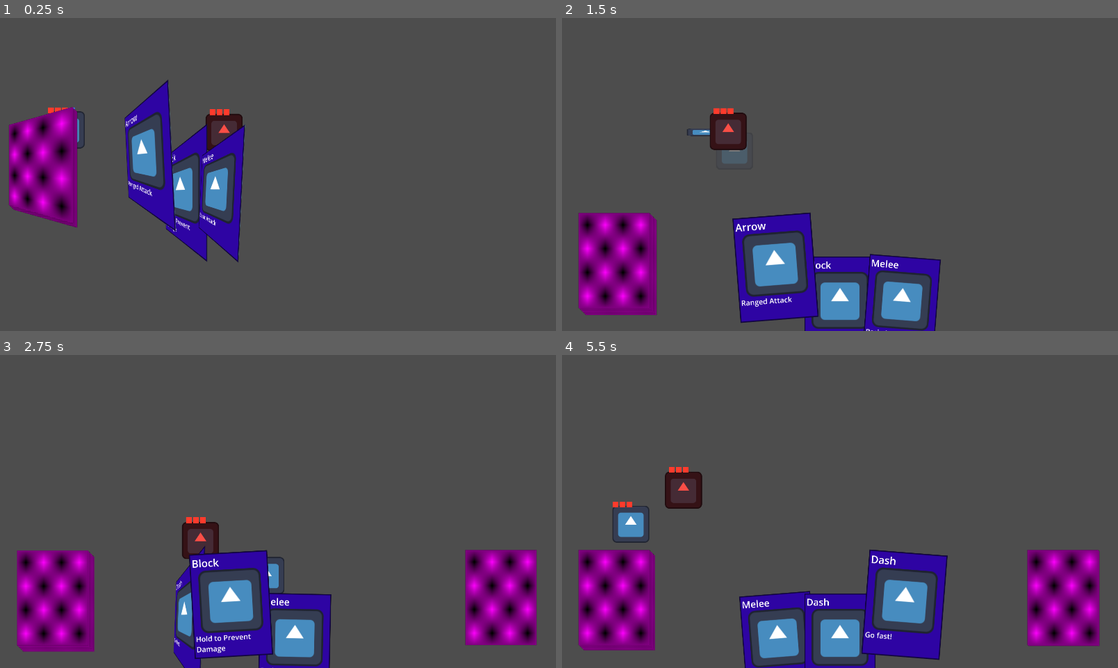
Above: before the commit, frames 1-4 (two rows, left to right).
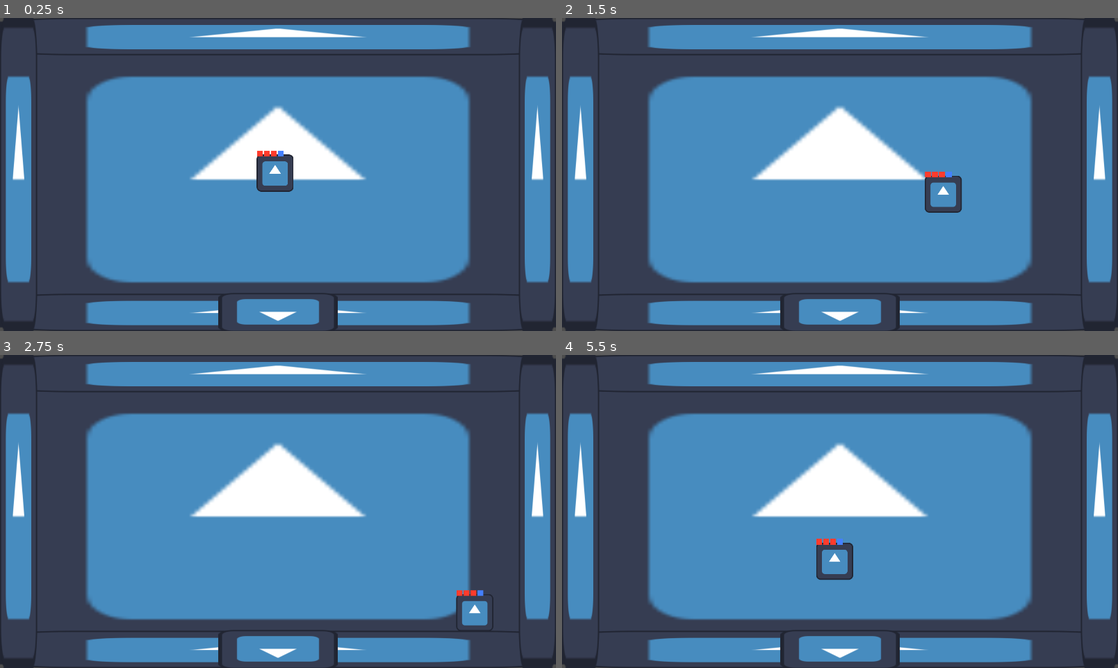
Above: after the commit, the same moments.

Repository: MamaDespik/GGJ-1
Game: Godot game, scene res://Levels/floor.tscn
Same seed, same stepped clock (60 frames per second), same inputs: the game is played once before the commit and once after it. Before the commit the project starts from res://test.tscn. The engine's default icon, where the game draws it, is replaced by a stand-in: a white triangle on a blue panel in a dark square.
Inputs (mouse positions are in pixels of both pictures, inside the frame that each line leads up to):
- Up to frame 1 (0.25 s): no input
- Up to frame 2 (1.5 s): tap Enter (ui_accept) at 0.5, 0.77 s; move the mouse to (962, 158) at 0.52 s; hold D (move_right) 0.53-1.28 s; hold Mouse wheel up (change_highlight_left) 0.53-1.28 s; move the mouse to (728, 190) at 1.27 s; hold S (move_down) from 1.28 s (still down); tap Mouse wheel down (change_highlight_right) at 1.35 s
- Up to frame 3 (2.75 s): tap Enter (ui_accept) at 1.52 s; move the mouse to (333, 442) at 2.02 s; release S (move_down) at 2.03 s; press the mouse at (333, 442) at 2.03 s; hold D (move_right) from 2.03 s (still down)
- Up to frame 4 (5.5 s): move the mouse to (812, 574) at 2.77 s; release D (move_right) at 2.78 s; release the mouse at (812, 574) at 2.78 s; hold W (move_up) 2.78-3.53 s; tap Mouse wheel up (change_highlight_left) at 2.85 s; tap Enter (ui_accept) at 3.02, 3.77, 4.52 s; move the mouse to (1006, 558) at 3.52 s; hold Mouse wheel down (change_highlight_right) 3.53-4.28 s; hold A (move_left) 3.53-5.03 s; move the mouse to (673, 464) at 4.27 s; click (673, 464) at 4.35 s; move the mouse to (867, 511) at 5.02 s; hold S (move_down) from 5.03 s (still down); hold Mouse wheel up (change_highlight_left) from 5.03 s (still down)

The runs differ from the first frame. In frame 1, 67% of the frame differs, in the area x 0-100%, y 0-100%; in frame 2, 69%; in frame 3, 72%; in frame 4, 73%.

Commit message:
Room Transitioning in Floors

Diff:
--- a/godovelopment-game-jam-1/Levels/door.gd
+++ b/godovelopment-game-jam-1/Levels/door.gd
@@ -3,6 +3,8 @@
 
 @export_enum("NORTH", "SOUTH", "EAST", "WEST") var direction
 @export var locked:bool
+
+var moving:bool = false
 
 @onready var locked_sprite: Sprite2D = $LockedSprite
 @onready var unlocked_sprite: Sprite2D = $UnlockedSprite
@@ -31,11 +33,11 @@
 	return
 
 func _on_player_detector_body_entered(_body: Node2D) -> void:
-	if !locked:
+	if !locked and !moving:
 		entered.emit(direction)
 	return
 
 func _on_player_detector_body_exited(_body: Node2D) -> void:
-	if locked:
+	if locked and !moving:
 		lock()
 	return
--- a/godovelopment-game-jam-1/Levels/door.tscn
+++ b/godovelopment-game-jam-1/Levels/door.tscn
@@ -1,10 +1,13 @@
-[gd_scene load_steps=4 format=3 uid="uid://dtckjhie1kyk0"]
+[gd_scene load_steps=5 format=3 uid="uid://dtckjhie1kyk0"]
 
 [ext_resource type="Script" uid="uid://d033s5aju5alk" path="res://Levels/door.gd" id="1_c5cab"]
 [ext_resource type="Texture2D" uid="uid://thnj12t7c3yd" path="res://Assets/icon.svg" id="2_obau8"]
 
 [sub_resource type="RectangleShape2D" id="RectangleShape2D_ppseb"]
-size = Vector2(244, 49)
+size = Vector2(244, 8)
+
+[sub_resource type="RectangleShape2D" id="RectangleShape2D_c5cab"]
+size = Vector2(244, 50)
 
 [node name="Door" type="Node2D"]
 script = ExtResource("1_c5cab")
@@ -22,8 +25,7 @@
 collision_mask = 2
 
 [node name="CollisionShape2D" type="CollisionShape2D" parent="PlayerDetector"]
-visible = false
-position = Vector2(3.8147e-06, -0.5)
+position = Vector2(0, -45)
 shape = SubResource("RectangleShape2D_ppseb")
 
 [node name="ClosedDoor" type="StaticBody2D" parent="."]
@@ -32,8 +34,8 @@
 collision_mask = 0
 
 [node name="CollisionShape2D2" type="CollisionShape2D" parent="ClosedDoor"]
-position = Vector2(3.8147e-06, -0.5)
-shape = SubResource("RectangleShape2D_ppseb")
+position = Vector2(3.8147e-06, 0)
+shape = SubResource("RectangleShape2D_c5cab")
 
 [connection signal="body_entered" from="PlayerDetector" to="." method="_on_player_detector_body_entered"]
 [connection signal="body_exited" from="PlayerDetector" to="." method="_on_player_detector_body_exited"]
--- a/godovelopment-game-jam-1/Levels/floor.gd
+++ b/godovelopment-game-jam-1/Levels/floor.gd
@@ -7,13 +7,16 @@
 
 var room_grid:RoomGrid = preload("res://Levels/room_grid.tscn").instantiate()
 var rooms:Array[Room]
+var moving_rooms:bool = false
 
 @onready var active_rooms: Node2D = $ActiveRooms
+@onready var player: Player = $Player
 
 func _ready() -> void:
 	var current_room:Room = room_scene.instantiate()
 	room_grid.add_initial_room(current_room)
 	rooms.append(current_room)
+	current_room.player_exited.connect(_on_room_player_exited)
 	for i in critical_length:
 		var adjacent_rooms:Array[Room] = room_grid.get_adjacent(current_room)
 		var empty_adjacent_indexes:Array[int]
@@ -21,8 +24,40 @@
 			if adjacent_rooms[j] == null: empty_adjacent_indexes.append(j)
 		var new_room:Room = room_scene.instantiate()
 		room_grid.add_room(new_room, empty_adjacent_indexes.pick_random(), current_room)
-		rooms.append(current_room)
+		rooms.append(new_room)
+		new_room.player_exited.connect(_on_room_player_exited)
 		current_room = new_room
 	room_grid.update_exits()
 	active_rooms.add_child(rooms[0])
 	return
+
+func _on_room_player_exited(room:Room, direction):
+	if moving_rooms: return
+	moving_rooms = true
+	var new_room:Room = room_grid.get_adjacent(room)[direction]
+	var adjustment:Vector2
+	match direction:
+		Globals.NORTH: adjustment = Vector2(0, -1)
+		Globals.SOUTH: adjustment = Vector2(0, 1)
+		Globals.EAST: adjustment = Vector2(1, 0)
+		Globals.WEST: adjustment = Vector2(-1, 0)
+	var travel:Vector2 = Vector2(1920, 1080) * adjustment
+	var player_travel:Vector2 = travel - (Vector2(100, 100) * adjustment)
+	new_room.position = travel
+	active_rooms.call_deferred("add_child",new_room)
+	room.start_move()
+	new_room.start_move()
+
+	var tween:Tween = create_tween()
+	tween.set_parallel()
+	tween.set_ease(Tween.EASE_IN_OUT)
+	tween.set_trans(Tween.TRANS_SINE)
+	tween.tween_property(player, "position", player.position - player_travel, 1)
+	tween.tween_property(room, "position", room.position - travel, 1)
+	tween.tween_property(new_room, "position", new_room.position - travel, 1)
+	tween.set_parallel(false)
+	tween.tween_callback(active_rooms.remove_child.bind(room))
+	tween.tween_property(self, "moving_rooms", false, 0)
+	tween.tween_callback(room.end_move)
+	tween.tween_callback(new_room.end_move)
+	return
--- a/godovelopment-game-jam-1/Levels/floor.tscn
+++ b/godovelopment-game-jam-1/Levels/floor.tscn
@@ -6,7 +6,7 @@
 
 [node name="Floor" type="Node2D"]
 script = ExtResource("1_xfebi")
-critical_length = 3
+critical_length = 10
 room_scene = ExtResource("2_bumg0")
 
 [node name="ActiveRooms" type="Node2D" parent="."]
--- a/godovelopment-game-jam-1/Levels/room.gd
+++ b/godovelopment-game-jam-1/Levels/room.gd
@@ -9,6 +9,7 @@
 @export var enemies:Array[Enemy]
 
 var doors:Array[Door]
+var moving:bool = false
 
 @onready var north_wall: Sprite2D = $NorthWall
 @onready var north_wall_door: Sprite2D = $NorthWallDoor
@@ -23,7 +24,7 @@
 @onready var west_wall_door: Sprite2D = $WestWallDoor
 @onready var west_door: Door = %WestDoor
 
-signal player_exited(direction)
+signal player_exited(room:Room, direction)
 signal room_cleared
 
 func _ready() -> void:
@@ -37,6 +38,7 @@
 
 func set_doors():
 	for door:Door in doors:
+		door.moving = moving
 		if locked: door.lock()
 		else: door.unlock()
 	return
@@ -57,9 +59,21 @@
 	for enemy:Enemy in enemies:
 		enemy.died.connect(_on_enemy_died)
 
+func start_move():
+	moving = true
+	for door:Door in doors:
+		door.moving = moving
+	return
+
+func end_move():
+	moving = false
+	for door:Door in doors:
+		door.moving = moving
+	return
+
 func _on_door_entered(direction):
 	print("Player leaving room, going ", direction)
-	player_exited.emit(direction)
+	player_exited.emit(self, direction)
 	return
 
 func _on_enemy_died(enemy:Enemy):
--- a/godovelopment-game-jam-1/Levels/room.tscn
+++ b/godovelopment-game-jam-1/Levels/room.tscn
@@ -78,6 +78,7 @@
 
 [node name="SouthDoor" parent="SouthWallDoor" instance=ExtResource("3_dgo2q")]
 unique_name_in_owner = true
+rotation = 3.14159
 scale = Vector2(0.113039, 2.68)
 direction = 1
 locked = true
@@ -137,7 +138,7 @@
 
 [node name="WestDoor" parent="WestWallDoor" instance=ExtResource("3_dgo2q")]
 unique_name_in_owner = true
-rotation = 1.5708
+rotation = -1.5708
 scale = Vector2(0.160001, 2.5597)
 direction = 3
 
--- a/godovelopment-game-jam-1/project.godot
+++ b/godovelopment-game-jam-1/project.godot
@@ -11,7 +11,7 @@
 [application]
 
 config/name="Godovelopment Game Jam 1"
-run/main_scene="uid://dyupaeui5haxq"
+run/main_scene="uid://bbl0ytkopqqcx"
 config/features=PackedStringArray("4.4", "GL Compatibility")
 config/icon="res://Assets/icon.svg"
 
Not shown, changed: TODO.txt
